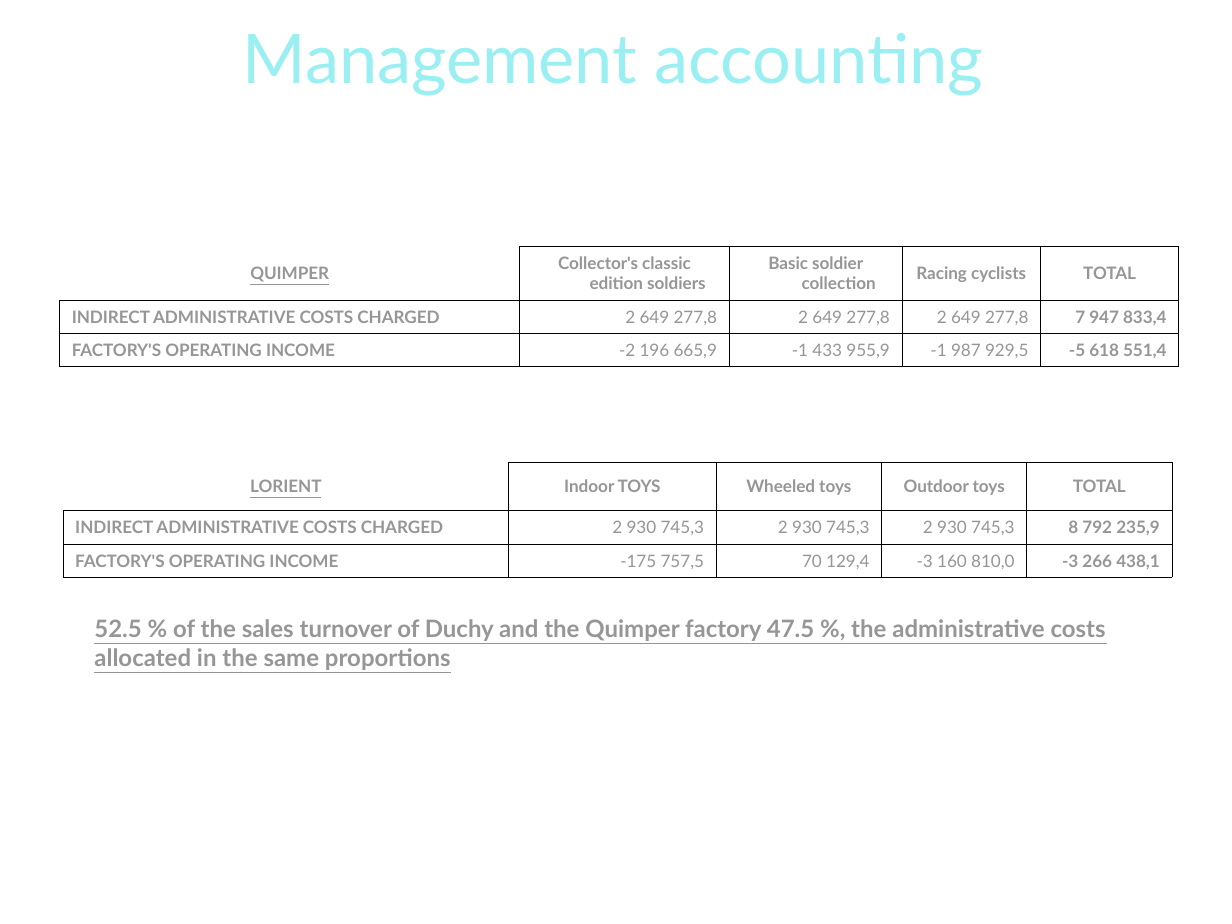
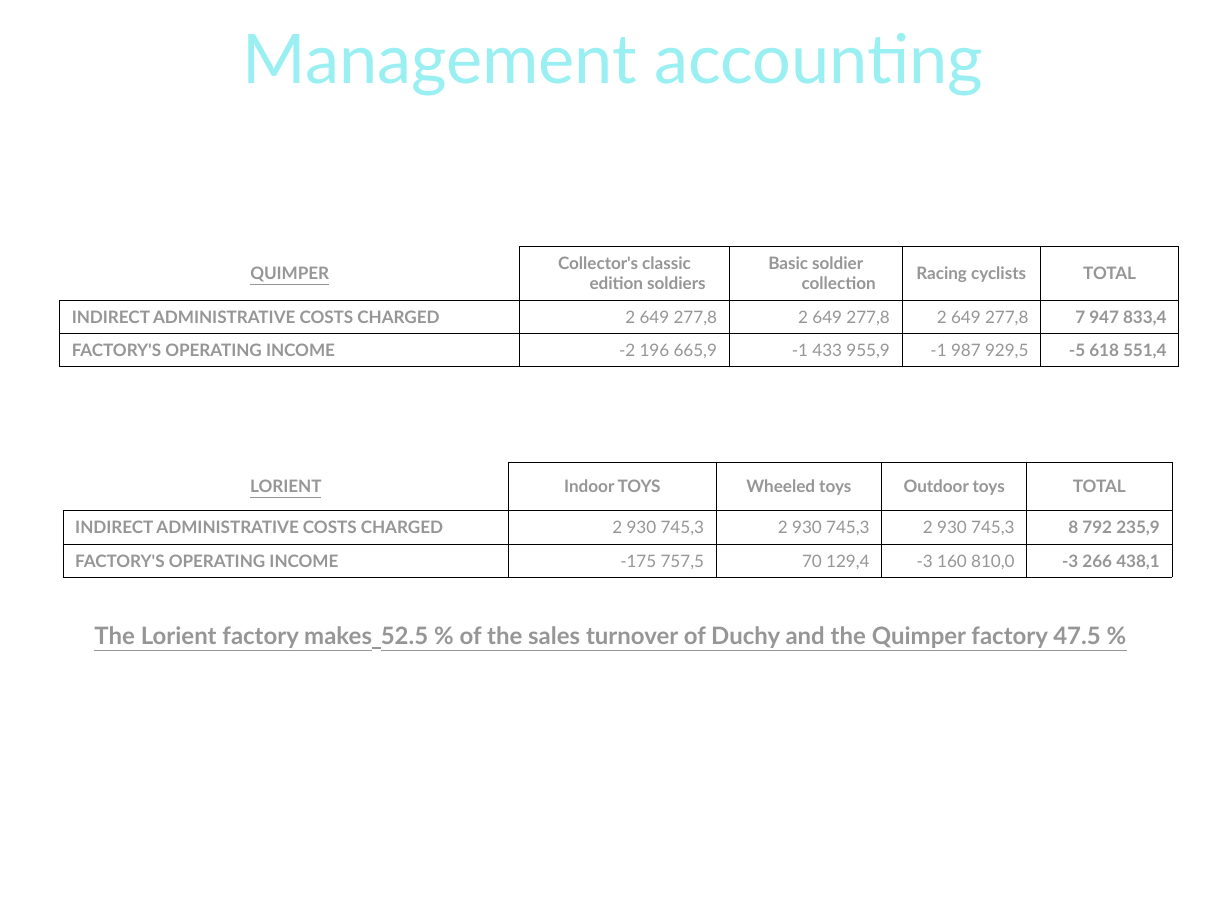
Before and after one commit to pngames/pavillon-noir, a slide deck: slide 14 of .others/tertiaire/tertiaire_finance.ppt (slide 5 before the commit). Drawn at 1232x924 pixels with LibreOffice and Linux fonts; fonts in the diff are those of the drawing; background and template pictures are left out. Boxes give left, top, right and bottom in pixels: in the first picture for what was removed or moved away, otherwise in the second. Text is boxed around its words. In the diff, an @@ line names an element or a change of style, - is before the commit and + after.

```diff
--- a/.others/tertiaire/tertiaire_finance.ppt
+++ b/.others/tertiaire/tertiaire_finance.ppt
@@ text at [94, 626, 1100, 648]: text changed @@
-52.5 % of the sales turnover of Duchy and the Quimper factory 47.5 %, the administrative costs allocated in the same proportions
+The Lorient factory makes 52.5 % of the sales turnover of Duchy and the Quimper factory 47.5 %
```
Also in this commit, not shown: 3 other slides changed, 2 slides removed.
